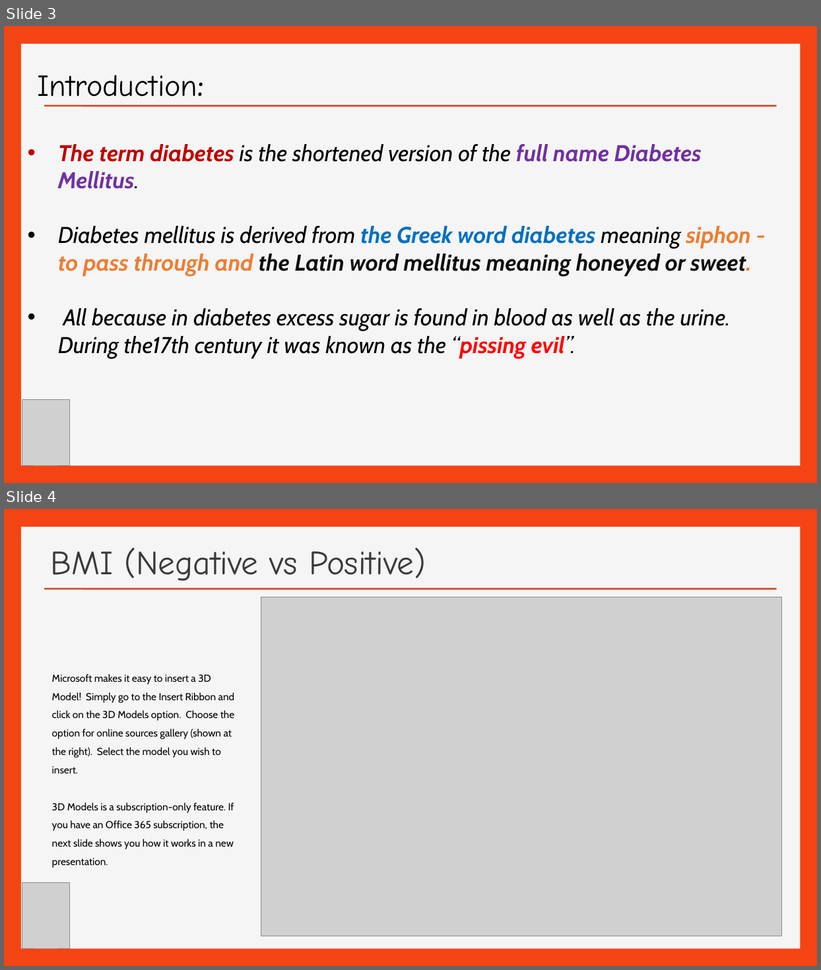
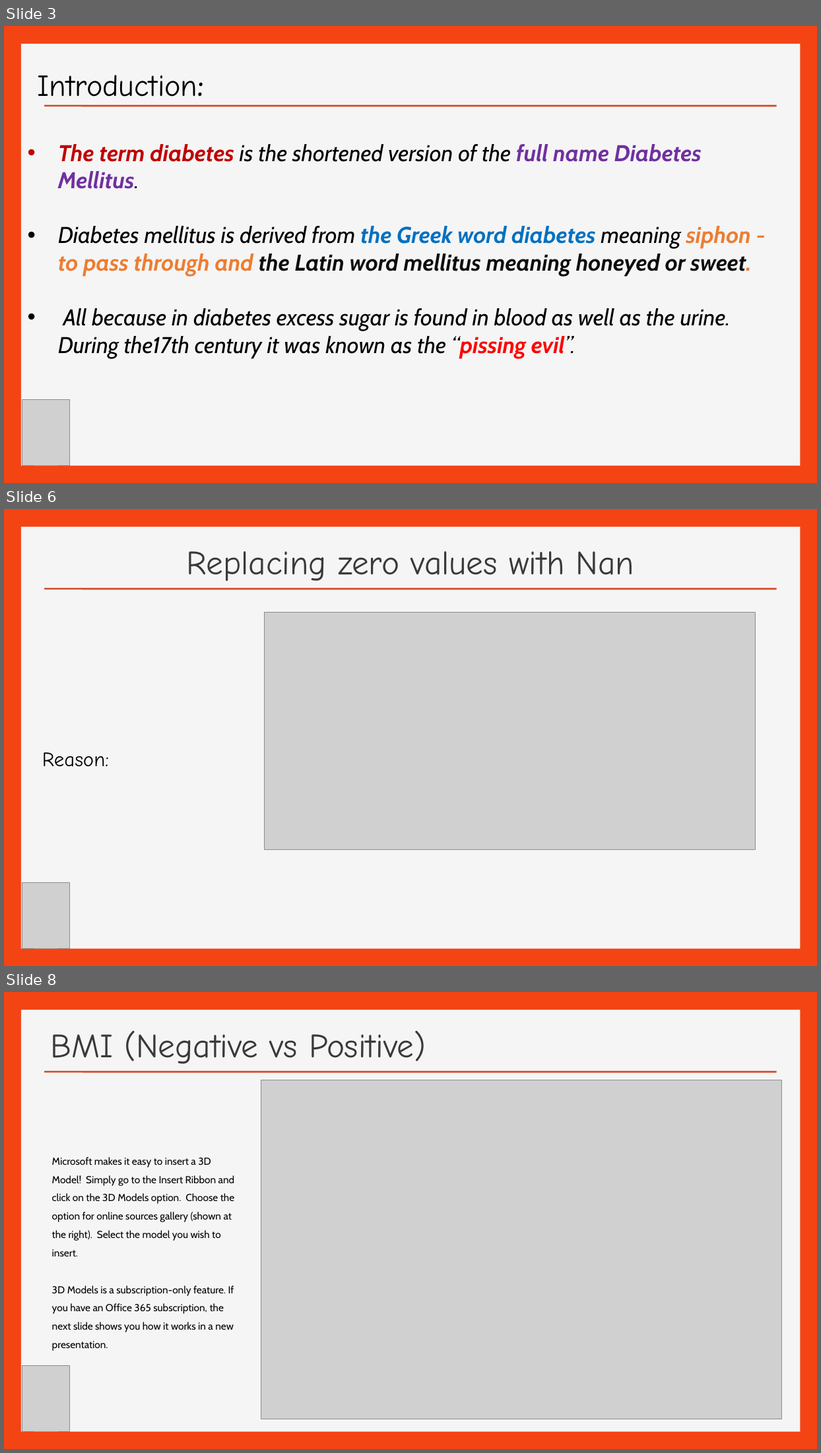
Before and after one commit to efreier12/Final-Project, a slide deck: Pima Indian Diabetes ( Final Project).ppt. Shown one above the other, each under a label of ours: slides 3 and 4 before the commit, slides 3, 6 and 8 after it; the slides between them are not shown. The pictures are 821x970 and 821x1453 pixels, drawn with LibreOffice and Linux fonts; fonts in the diff are those of the drawing; grey boxes stand for pictures; background and template pictures are left out. Boxes give left, top, right and bottom in pixels: in the first picture for what was removed or moved away, otherwise in the second. Text is boxed around its words. In the diff, an @@ line names an element or a change of style, - is before the commit and + after.

```diff
--- a/Pima Indian Diabetes ( Final Project).ppt
+++ b/Pima Indian Diabetes ( Final Project).ppt
@@ slide 6 added at box(4, 509, 817, 966), background #F44414; not listed: 2 template elements that a slide beside it also shows @@
@@ title added at box(187, 551, 635, 581), 40 pt, text #3B3838 @@
+Replacing zero values with Nan
@@ picture added at box(264, 613, 755, 850) @@
@@ text added at box(42, 753, 109, 767), 24 pt, text #000000 @@
+Reason:
@@ picture added at box(22, 883, 69, 949) @@
@@ what was slide 4 is now slide 8 @@
```
Also in this commit, not shown: 5 slides changed, 3 other slides added, 4 slides removed.
